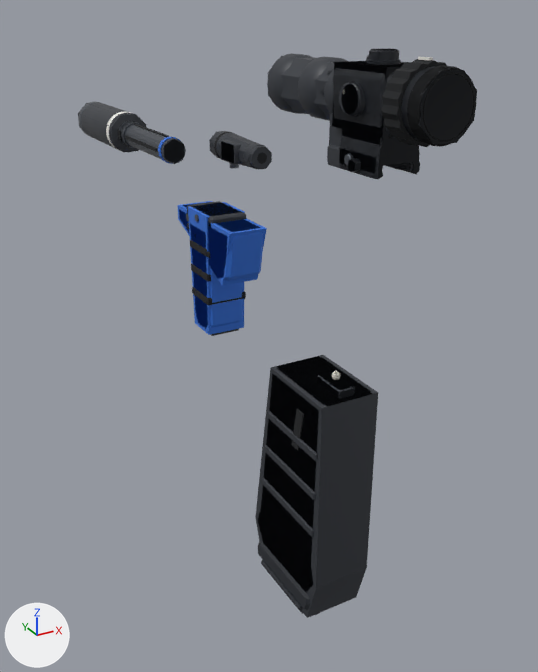
Renders of the glTF model assets/models/replicaParts/aeg.glb from each side of a commit.
Camera for both pictures: a camera (50 mm lens) standing at (-0.24, -0.301, 0.145) and looking at (0.044, 0.215, -0.113). Lighting does not change. The marker at lower left points along +X, +Y and +Z. The older version comes first. Where no turn or scale is listed for an object, it has been applied to the vertices.

The first picture shows 'barrel_long', 'barrel_tightBore', 'barrel_tightBore_Figure', 'grip_angled', 'grip_angled_Figure', 'grip_vertical', 'grip_vertical_Figure', 'light_weaponTorch', 'light_weaponTorch_Figure', 'magazine_hiCap', 'magazine_hiCap_Figure', 'magazine_lowCap', 'magazine_lowCap_Figure', 'muzzle_silencer', 'muzzle_silencer_Figure', 'optic_scope2x', 'optic_scopeVar', 'optic_scopeVar_Figure' and 3 more.
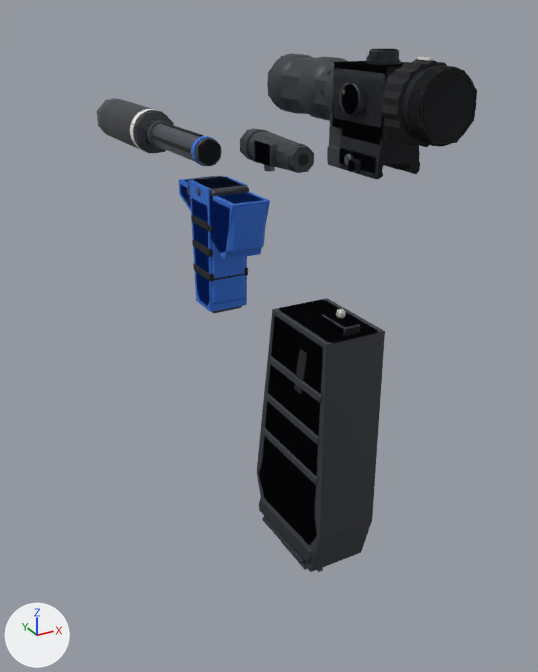
Changed parts and their boxes [x1, y1, x2, y2] in the pictures (538 x 672 px):
'magazine_hiCap_Figure', moved: before [255, 355, 378, 618]; after [257, 298, 385, 572]
'magazine_hiCap', moved: before [258, 360, 371, 615]; after [259, 301, 373, 572]
'grip_vertical', moved: before [187, 201, 246, 336]; after [188, 176, 249, 313]
'grip_angled', moved: before [179, 202, 263, 281]; after [180, 180, 266, 255]
'barrel_tightBore', moved: before [121, 121, 186, 164]; after [145, 120, 222, 166]
'grip_vertical_Figure', moved: before [188, 202, 245, 335]; after [189, 176, 247, 312]
'muzzle_silencer', moved: before [78, 102, 142, 151]; after [97, 98, 169, 152]
'light_weaponTorch', moved: before [210, 131, 267, 170]; after [240, 129, 309, 173]
'grip_angled_Figure', moved: before [178, 201, 267, 286]; after [179, 176, 270, 260]
'light_weaponTorch_Figure', moved: before [209, 131, 272, 169]; after [240, 129, 314, 173]
'muzzle_silencer_Figure', moved: before [78, 103, 146, 152]; after [97, 100, 174, 153]
'magazine_lowCap_Figure', moved: before [279, 357, 370, 406]; after [278, 299, 380, 343]
'barrel_tightBore_Figure', moved: before [127, 131, 184, 162]; after [152, 129, 220, 166]
'magazine_lowCap', moved: before [287, 362, 364, 401]; after [285, 303, 368, 339]
'barrel_long', moved: before [118, 121, 136, 145]; after [143, 119, 162, 146]

Diff of the bpy script that builds the scene:
```diff
--- a/assets/models/replicaParts/aeg.glb.py
+++ b/assets/models/replicaParts/aeg.glb.py
@@ ob_barrel_long @@
 ob_barrel_long = bpy.data.objects.new('barrel_long', me_barrel_long)
-ob_barrel_long.location = (0.0, 0.411, 0.034)
+ob_barrel_long.location = (0.0, 0.339, 0.044)
@@ ob_barrel_tightbore @@
 ob_barrel_tightbore = bpy.data.objects.new('barrel_tightBore', me_barrel_tightbore)
-ob_barrel_tightbore.location = (0.0, 0.411, 0.034)
+ob_barrel_tightbore.location = (0.0, 0.339, 0.044)
@@ ob_barrel_tightbore_figure @@
 ob_barrel_tightbore_figure = bpy.data.objects.new('barrel_tightBore_Figure', me_barrel_tightbore_figure)
-ob_barrel_tightbore_figure.location = (0.0, 0.411, 0.034)
+ob_barrel_tightbore_figure.location = (0.0, 0.339, 0.044)
@@ ob_grip_angled @@
 ob_grip_angled = bpy.data.objects.new('grip_angled', me_grip_angled)
-ob_grip_angled.location = (0.0, 0.22, 0.0)
+ob_grip_angled.location = (0.0, 0.215, 0.022)
@@ ob_grip_angled_figure @@
 ob_grip_angled_figure = bpy.data.objects.new('grip_angled_Figure', me_grip_angled_figure)
-ob_grip_angled_figure.location = (0.0, 0.22, 0.0)
+ob_grip_angled_figure.location = (0.0, 0.215, 0.022)
@@ ob_grip_vertical @@
 ob_grip_vertical = bpy.data.objects.new('grip_vertical', me_grip_vertical)
-ob_grip_vertical.location = (0.0, 0.22, 0.0)
+ob_grip_vertical.location = (0.0, 0.215, 0.022)
@@ ob_grip_vertical_figure @@
 ob_grip_vertical_figure = bpy.data.objects.new('grip_vertical_Figure', me_grip_vertical_figure)
-ob_grip_vertical_figure.location = (0.0, 0.22, 0.0)
+ob_grip_vertical_figure.location = (0.0, 0.215, 0.022)
@@ ob_light_weapontorch @@
 ob_light_weapontorch = bpy.data.objects.new('light_weaponTorch', me_light_weapontorch)
-ob_light_weapontorch.location = (0.038, 0.279, 0.034)
+ob_light_weapontorch.location = (0.026, 0.195, 0.047)
@@ ob_light_weapontorch_figure @@
 ob_light_weapontorch_figure = bpy.data.objects.new('light_weaponTorch_Figure', me_light_weapontorch_figure)
-ob_light_weapontorch_figure.location = (0.038, 0.279, 0.034)
+ob_light_weapontorch_figure.location = (0.026, 0.195, 0.047)
@@ ob_magazine_hicap @@
 ob_magazine_hicap = bpy.data.objects.new('magazine_hiCap', me_magazine_hicap)
-ob_magazine_hicap.location = (0.0, 0.062, -0.076)
+ob_magazine_hicap.location = (0.0, 0.059, -0.033)
@@ ob_magazine_hicap_figure @@
 ob_magazine_hicap_figure = bpy.data.objects.new('magazine_hiCap_Figure', me_magazine_hicap_figure)
-ob_magazine_hicap_figure.location = (0.0, 0.062, -0.076)
+ob_magazine_hicap_figure.location = (0.0, 0.059, -0.033)
@@ ob_magazine_lowcap @@
 ob_magazine_lowcap = bpy.data.objects.new('magazine_lowCap', me_magazine_lowcap)
-ob_magazine_lowcap.location = (0.0, 0.062, -0.076)
+ob_magazine_lowcap.location = (0.0, 0.059, -0.033)
@@ ob_magazine_lowcap_figure @@
 ob_magazine_lowcap_figure = bpy.data.objects.new('magazine_lowCap_Figure', me_magazine_lowcap_figure)
-ob_magazine_lowcap_figure.location = (0.0, 0.062, -0.076)
+ob_magazine_lowcap_figure.location = (0.0, 0.059, -0.033)
@@ ob_muzzle_silencer @@
 ob_muzzle_silencer = bpy.data.objects.new('muzzle_silencer', me_muzzle_silencer)
-ob_muzzle_silencer.location = (0.0, 0.411, 0.034)
+ob_muzzle_silencer.location = (0.0, 0.339, 0.044)
@@ ob_muzzle_silencer_figure @@
 ob_muzzle_silencer_figure = bpy.data.objects.new('muzzle_silencer_Figure', me_muzzle_silencer_figure)
-ob_muzzle_silencer_figure.location = (0.0, 0.411, 0.034)
+ob_muzzle_silencer_figure.location = (0.0, 0.339, 0.044)
```
